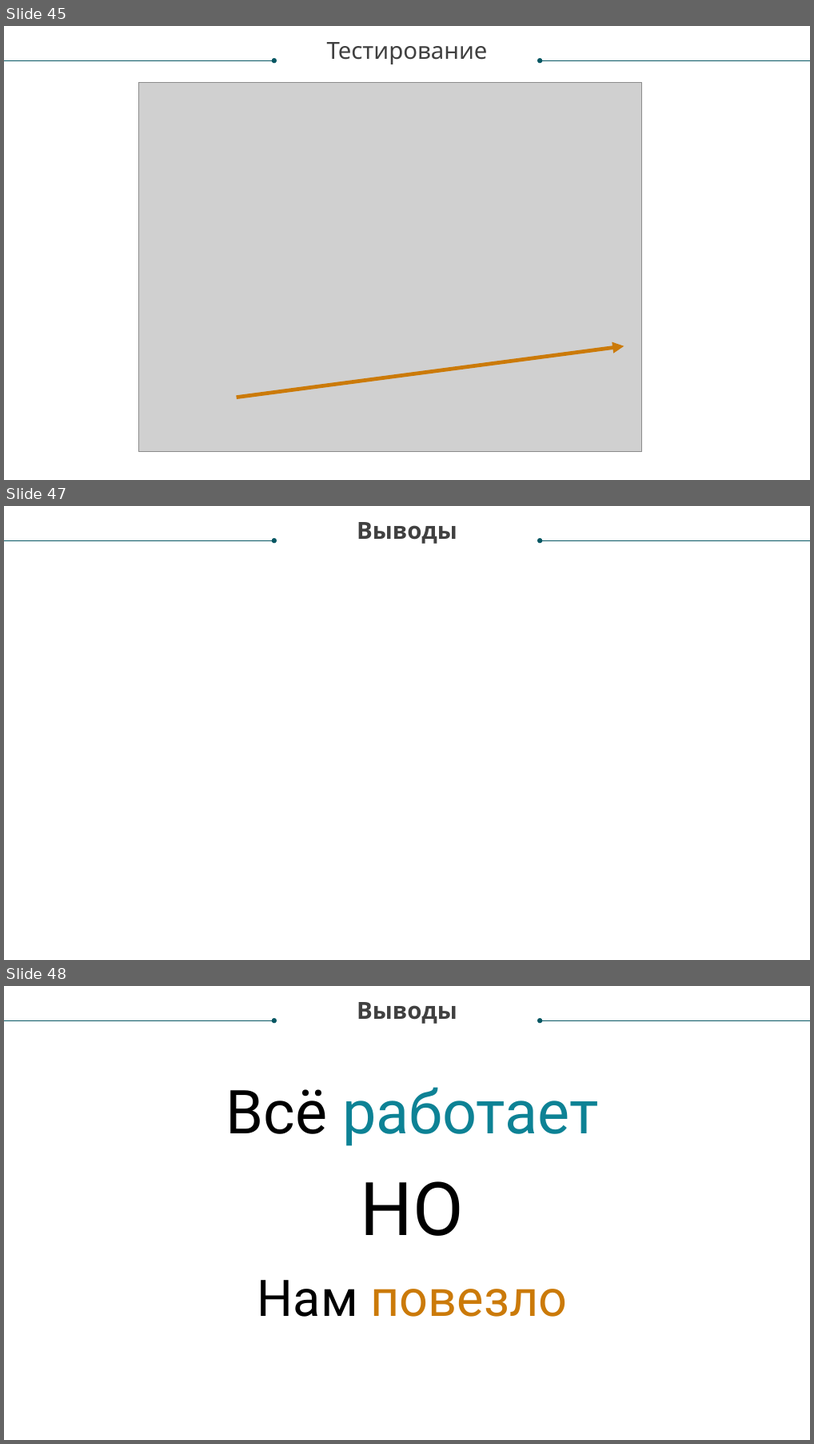
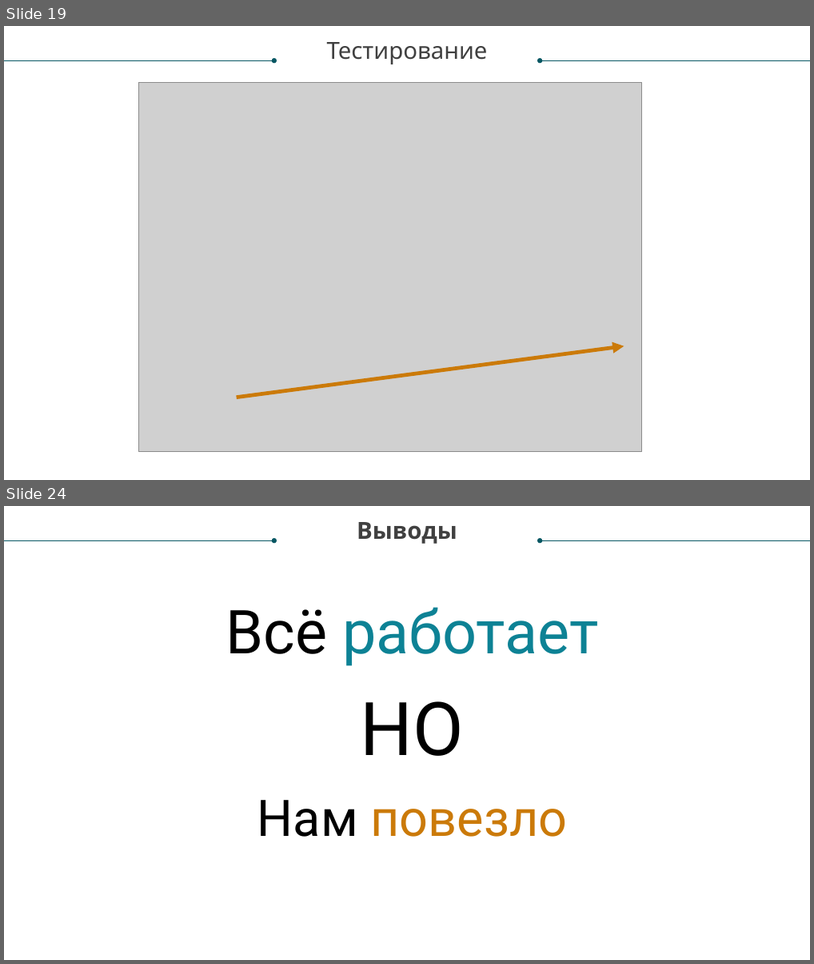
Before and after one commit to andtun/TradingBot-CourseWork, a slide deck: presentation.pptx. Shown one above the other, each under a label of ours: slides 45, 47 and 48 before the commit, slides 19 and 24 after it; the slides between them are not shown. The pictures are 814x1444 and 814x964 pixels, drawn with LibreOffice and Linux fonts; fonts in the diff are those of the drawing; grey boxes stand for pictures; background and template pictures are left out. Boxes give left, top, right and bottom in pixels: in the first picture for what was removed or moved away, otherwise in the second. Text is boxed around its words. In the diff, an @@ line names an element or a change of style, - is before the commit and + after.

```diff
--- a/presentation.pptx
+++ b/presentation.pptx
@@ slide 47 removed at bbox=[4, 506, 810, 960], background picture (left out) @@
@@ text removed at bbox=[357, 522, 458, 544] @@
-Выводы
@@ arrow removed from (4, 540) to (274, 540) @@
@@ arrow removed from (810, 540) to (540, 540) @@
@@ what was slide 45 is now slide 19 @@
@@ what was slide 48 is now slide 24 @@
```
Also in this commit, not shown: 4 slides changed, 7 slides added, 2 other slides removed, 1 other file.
